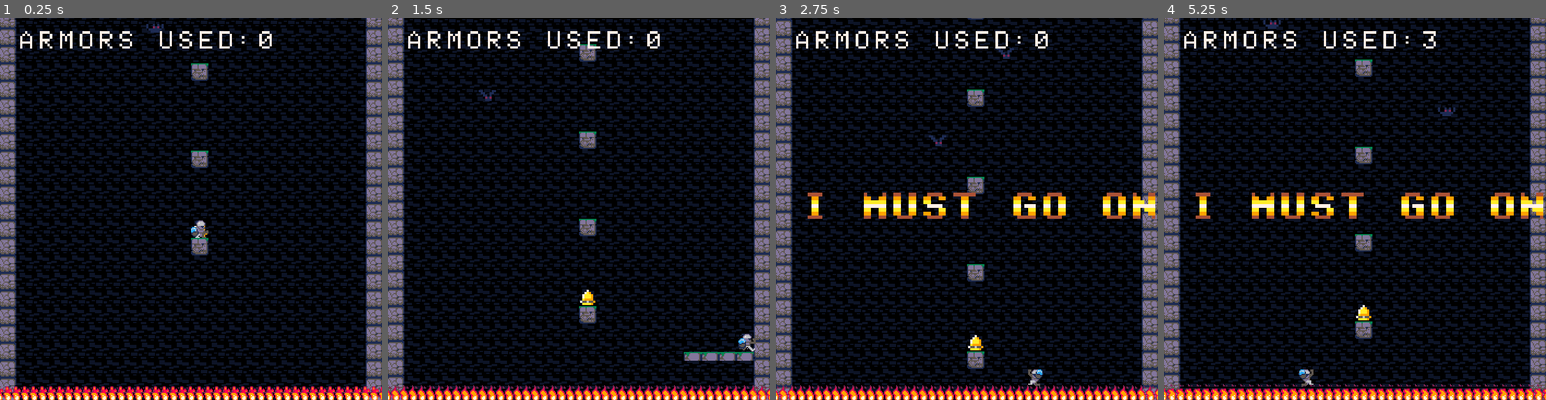
Above: before the commit, frames 1-4 (left to right).
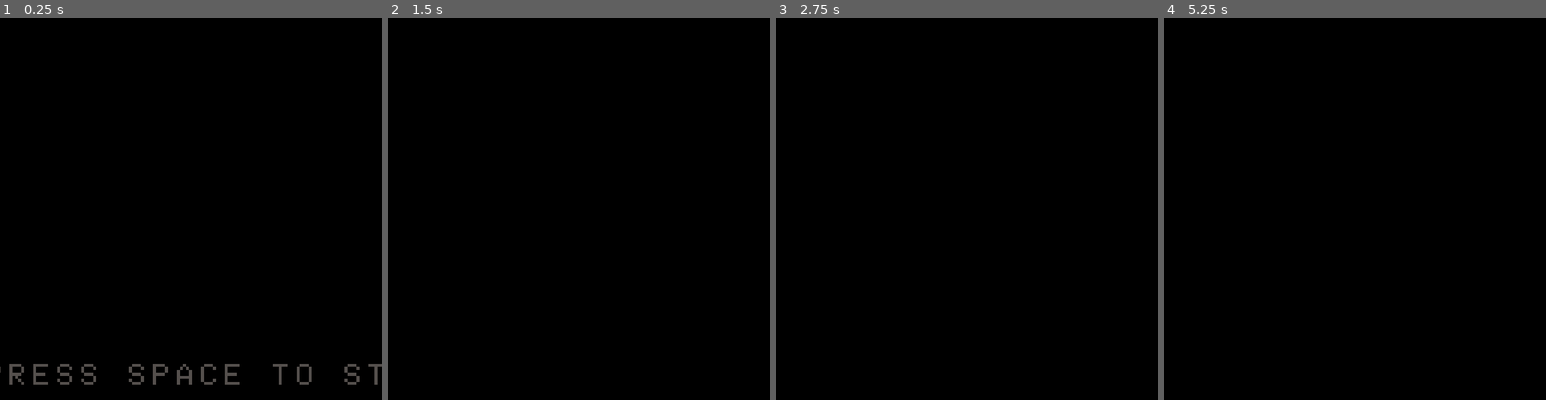
Above: after the commit, the same moments.

Repository: toadkarter/ToyBoxJam2023
Game: Godot game, scene res://Scenes/Game/Intro/Intro.tscn
Two runs of this game, one before a commit and one after it. Both use one fixed random seed, a clock stepped at 60 frames per second and the inputs below. Before the commit the project starts from res://Scenes/Game/Main/main.tscn.
Inputs:
- Up to frame 1 (0.25 s): no input
- Up to frame 2 (1.5 s): tap Space (jump) at 0.5, 0.6, 0.77, 1.07, 1.25, 1.35 s; hold Right (move_right) from 0.53 s (still down)
- Up to frame 3 (2.75 s): tap Space (jump) at 1.52, 1.82, 2, 2.1 s; release Right (move_right) at 2.03 s; hold Left (move_left) from 2.03 s (still down)
- Up to frame 4 (5.25 s): tap Space (jump) at 2.75, 2.85, 3.02, 3.32, 3.5, 3.6, 3.77, 4.07, 4.25, 4.35, 4.52, 4.82, 5.1 s; release Left (move_left) at 2.78 s; hold Right (move_right) 2.78-4.28 s; hold Left (move_left) 4.28-5.03 s; hold Right (move_right) from 5.03 s (still down)

The runs differ from the first frame. In frame 1, 46% of the frame differs, in the area x 0-100%, y 0-100%; in frame 2, 46%; in frame 3, 47%; in frame 4, 47%.

Commit message:
Added intro with flashing press start symbol

Diff:
--- /dev/null
+++ b/Scenes/Game/Intro/Intro.gd
@@ -0,0 +1,15 @@
+extends Node2D
+
+
+@onready var hud: CanvasLayer = $HUD
+@onready var animations: AnimationPlayer = $AnimationPlayer
+
+
+func _ready() -> void:
+	animations.play("press_start_fade_in_and_out")
+
+
+func _process(delta: float) -> void:
+	if Input.is_action_just_pressed("jump"):
+		animations.stop()
+		print("We are starting the intro")
--- a/Scenes/Game/Intro/Intro.tscn
+++ b/Scenes/Game/Intro/Intro.tscn
@@ -1,3 +1,72 @@
-[gd_scene format=3 uid="uid://dbiyjbads78pw"]
+[gd_scene load_steps=6 format=3 uid="uid://dbiyjbads78pw"]
+
+[ext_resource type="Script" path="res://Scenes/Game/Intro/Intro.gd" id="1_b7egr"]
+[ext_resource type="FontFile" uid="uid://cg21k62fnhog5" path="res://Art/Sprites/vanilla_font_sprites.png" id="2_hvr0s"]
+
+[sub_resource type="Animation" id="Animation_wukrq"]
+resource_name = "press_start_fade_in_and_out"
+length = 1.4
+loop_mode = 1
+tracks/0/type = "value"
+tracks/0/imported = false
+tracks/0/enabled = true
+tracks/0/path = NodePath("HUD/PressStartLabel:self_modulate")
+tracks/0/interp = 1
+tracks/0/loop_wrap = true
+tracks/0/keys = {
+"times": PackedFloat32Array(0, 0.7, 1.4),
+"transitions": PackedFloat32Array(1, 1, 1),
+"update": 0,
+"values": [Color(1, 1, 1, 0), Color(1, 1, 1, 1), Color(1, 1, 1, 0)]
+}
+
+[sub_resource type="Animation" id="Animation_e0x50"]
+length = 0.001
+tracks/0/type = "value"
+tracks/0/imported = false
+tracks/0/enabled = true
+tracks/0/path = NodePath("HUD/PressStartLabel:self_modulate")
+tracks/0/interp = 1
+tracks/0/loop_wrap = true
+tracks/0/keys = {
+"times": PackedFloat32Array(0),
+"transitions": PackedFloat32Array(1),
+"update": 0,
+"values": [Color(1, 1, 1, 0)]
+}
+
+[sub_resource type="AnimationLibrary" id="AnimationLibrary_ufb3y"]
+_data = {
+"RESET": SubResource("Animation_e0x50"),
+"press_start_fade_in_and_out": SubResource("Animation_wukrq")
+}
 
 [node name="Intro" type="Node2D"]
+script = ExtResource("1_b7egr")
+
+[node name="HUD" type="CanvasLayer" parent="."]
+
+[node name="PressStartLabel" type="Label" parent="HUD"]
+self_modulate = Color(1, 1, 1, 0)
+anchors_preset = 7
+anchor_left = 0.5
+anchor_top = 1.0
+anchor_right = 0.5
+anchor_bottom = 1.0
+offset_left = -102.0
+offset_top = -36.0
+offset_right = 106.0
+offset_bottom = -13.0
+grow_horizontal = 2
+grow_vertical = 0
+scale = Vector2(1.2, 1.2)
+pivot_offset = Vector2(106, 11)
+theme_override_fonts/font = ExtResource("2_hvr0s")
+text = "-- PRESS SPACE TO START --"
+horizontal_alignment = 1
+vertical_alignment = 1
+
+[node name="AnimationPlayer" type="AnimationPlayer" parent="."]
+libraries = {
+"": SubResource("AnimationLibrary_ufb3y")
+}
--- a/Scenes/level.tscn
+++ b/Scenes/level.tscn
@@ -187,7 +187,7 @@
 format = 2
 layer_0/tile_data = PackedInt32Array(1114116, 65536, 0, 1114117, 65536, 0, 1114118, 65536, 0, 1114119, 65536, 0, 111412 …(126751 unchanged characters)…
 script = ExtResource("2_7nbtq")
-debug_start_at_checkpoint_number = 4
+debug_stop_music = true
 player_scene = ExtResource("2_kb2gi")
 checkpoints = [NodePath("Checkpoint1"), NodePath("Checkpoint2"), NodePath("Checkpoint3"), NodePath("Checkpoint4"), NodePath("Checkpoint5"), NodePath("Checkpoint6")]
 death_texts = Array[String](["My will falters", "I must go on"])
--- a/project.godot
+++ b/project.godot
@@ -11,7 +11,7 @@
 [application]
 
 config/name="ToyBoxJam2023"
-run/main_scene="res://Scenes/Game/Main/main.tscn"
+run/main_scene="res://Scenes/Game/Intro/Intro.tscn"
 config/features=PackedStringArray("4.1", "GL Compatibility")
 config/icon="res://icon.svg"
 
